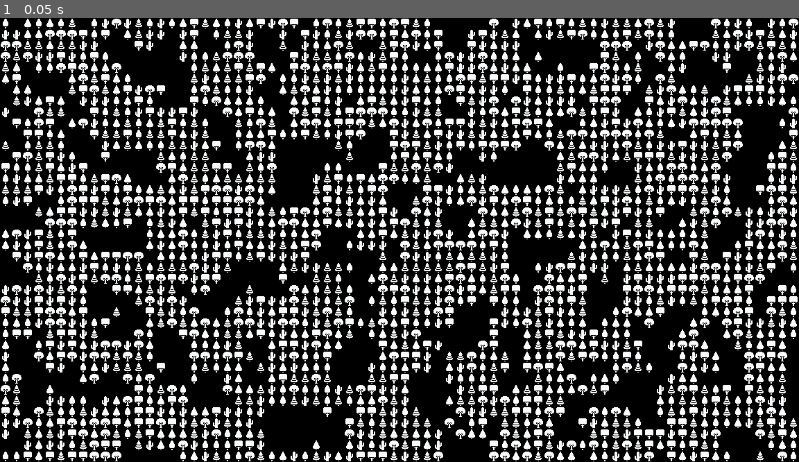
Above: before the commit, frame 1.
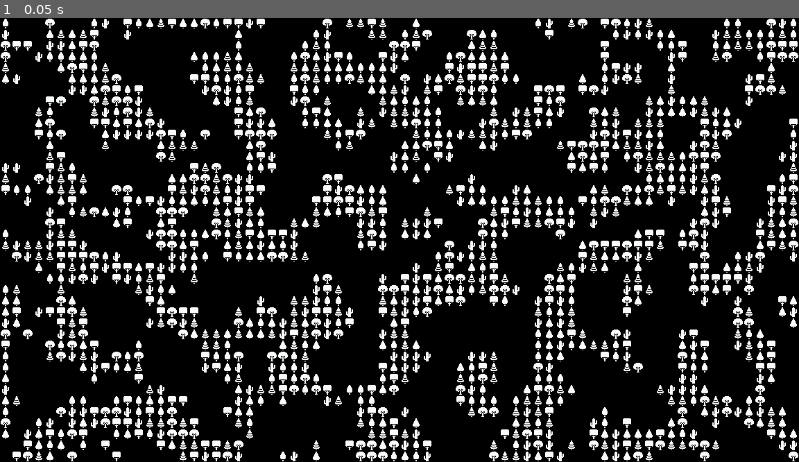
Above: after the commit, the same moment.

Repository: Zishan-Rahman/GD4NoiseRPG
Game: Godot game, scene res://tile_map.tscn
The game is run twice, just before and just after one commit, with the same random seed, the same clock (stepped at 60 frames per second) and the same inputs.
Inputs:
- Up to frame 1 (0.05 s): no input

The runs differ from the first frame. In frame 1, 26% of the frame differs, in the area x 0-100%, y 0-100%.

Commit message:
Set more useful limits and default value for tree_cap

Diff:
--- a/tile_map.gd
+++ b/tile_map.gd
@@ -2,7 +2,7 @@
 
 var trees: Array[Vector2i] = [Vector2i(0,1),Vector2i(1,1),Vector2i(2,1),Vector2i(5,1),Vector2i(6,1),Vector2i(4,2)]
 @onready var NoiseSprite: Sprite2D = $Sprite2D
-@export_range(0.0, 1.0) var tree_cap: float = 0.2
+@export_range(-1.0, 1.0) var tree_cap: float = 0.0
 var x_tile_range: int = ProjectSettings.get_setting("display/window/size/viewport_width") / tile_set.tile_size.x
 var y_tile_range: int = ProjectSettings.get_setting("display/window/size/viewport_height") / tile_set.tile_size.y
 
@@ -10,6 +10,6 @@
 func _ready():
 	for x in range(x_tile_range):
 		for y in range(y_tile_range):
-			var noise_point = NoiseSprite.texture.noise.get_noise_2d(x * tile_set.tile_size.x, y * tile_set.tile_size.y)
+			var noise_point: float = NoiseSprite.texture.noise.get_noise_2d(x * tile_set.tile_size.x, y * tile_set.tile_size.y)
 			if noise_point < tree_cap:
 				set_cell(0, Vector2i(x, y), 0, trees.pick_random())
